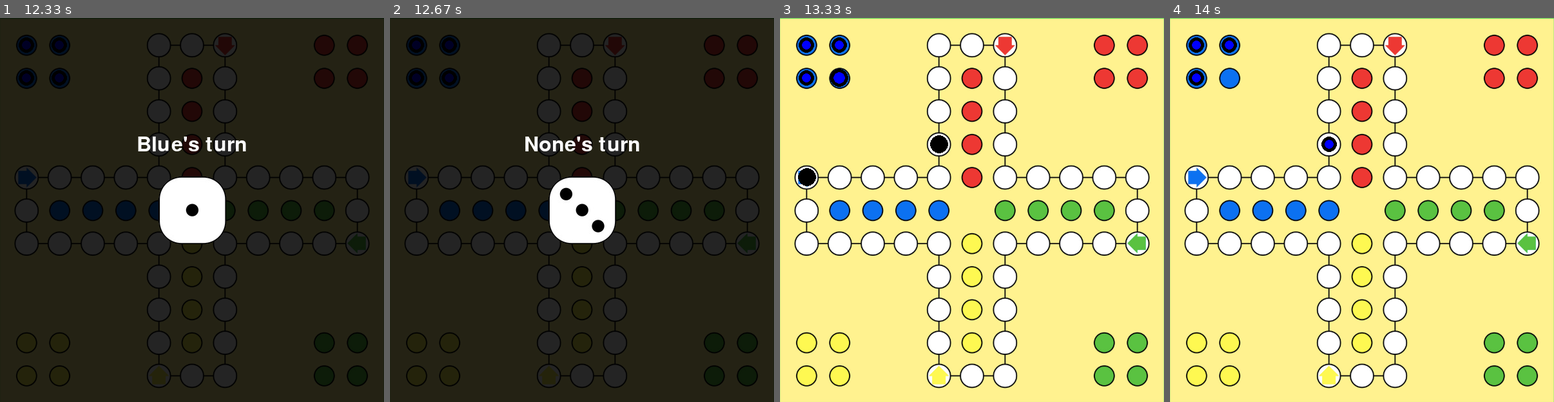
Above: before the commit, frames 1-4 (left to right).
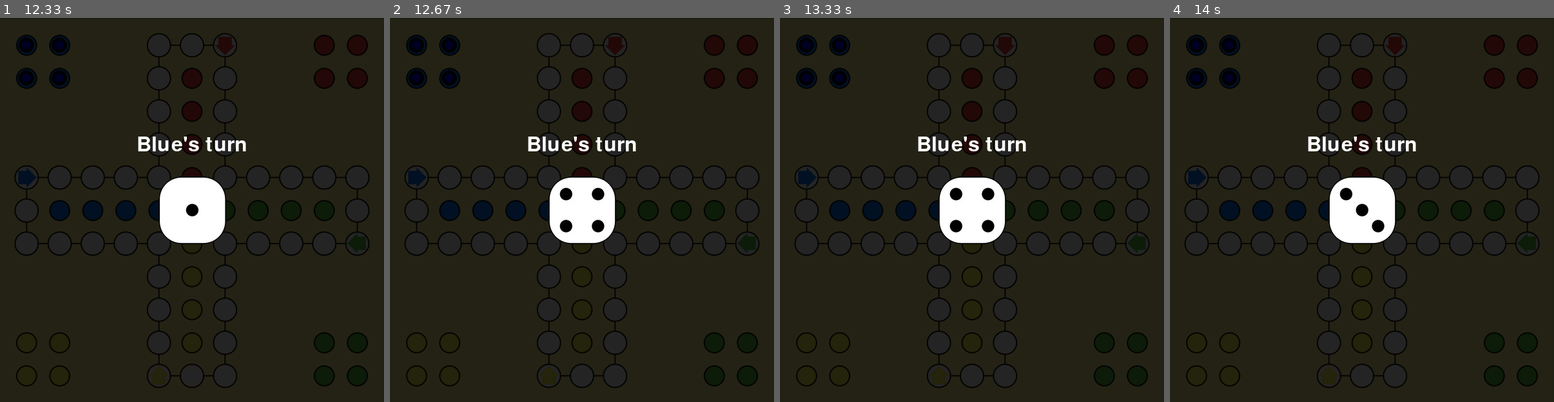
Above: after the commit, the same moments.

Repository: surfknasen/LudoPython
Game: pygame game, started from main_menu.py
The game is run twice, just before and just after one commit, with the same random seed, the same clock (stepped at 60 frames per second) and the same inputs.
Inputs (mouse positions are in pixels of both pictures, inside the frame that each line leads up to):
- Up to frame 1 (12.33 s): click (130, 83) at 2.38 s; move the mouse to (99, 110) at 6.17 s; click (99, 110) at 6.35 s; move the mouse to (215, 240) at 11.73 s; click (215, 240) at 12.02 s
- Up to frame 2 (12.67 s): no input
- Up to frame 3 (13.33 s): no input
- Up to frame 4 (14 s): no input

Frame 1 is identical in both runs. In frame 2, 1.0% of the frame differs, in the area x 35-65%, y 30-57%; in frame 3, 98%; in frame 4, 98%, in the area x 0-100%, y 0-100%.

Commit message:
bot collision

Diff:
--- a/bot_controller.py
+++ b/bot_controller.py
@@ -18,7 +18,6 @@
                 if unit.can_move(self.game.dice.dice_num):
                     i = self.units.index(unit)
                 break
-            print("Completed roll")
             self.current_unit = self.units[i]
             self.game.mouse_clicked(self.current_unit.pos)
             self.clicked_unit = True
--- a/dice.py
+++ b/dice.py
@@ -27,7 +27,8 @@
         self.roll = True
         self.roll_start = pygame.time.get_ticks()
 
-    def animate_dice(self):
+    def animate_dice(self, current_playing):
+        self.current_playing = current_playing
         time_since_roll = pygame.time.get_ticks() - self.roll_start
         if time_since_roll < self.roll_time:
             rand = random.randrange(1, 7) # 1 to 6
@@ -38,10 +39,11 @@
                 self.double_roll = False
             elif self.dice_num == 6:
                 self.double_roll = True
+            print("Rolled {0}".format(self.dice_num))
             self.roll = False
             self.completed_roll = True
             self.current_playing = None
-            pygame.time.wait(100) # so that the player has time to see what number
+            pygame.time.wait(1000) # so that the player has time to see what number
             return
 
         # make it roll fast at the start and then slow down
@@ -49,6 +51,8 @@
          #   pygame.time.wait(int(time_since_roll / 10))
 
     def draw_dice(self):
+        if self.current_playing is None:
+            return
         self.transparent_background()
         self.current_player_text()
         img = pygame.image.load(self.dice_img)
--- a/game.py
+++ b/game.py
@@ -42,6 +42,7 @@
         self.current_playing = 0
         self.selected_unit = None
         self.move_unit = False
+        self.is_moving = False
 
         self.update() # start the game loop
 
@@ -74,6 +75,7 @@
             if ai_playing:
                 self.bots[self.current_playing].input()
                 self.bots[self.current_playing].move_unit()
+                self.player_action()
 
             # Render
             self.render()
@@ -91,7 +93,7 @@
     def mouse_clicked(self, mouse_pos): # this is used by both the ai and player, therefore I want to pass in the mouse pos so the ai can simulate
         if not self.dice.completed_roll and not self.dice.roll:
             self.dice.start_roll()
-        else: # check if a player has been clicked
+        elif not self.is_moving: # check if a player has been clicked
             self.player_input(mouse_pos)
 
     def throw_dice(self):
@@ -99,7 +101,7 @@
         if not self.dice.completed_roll and not self.dice.roll: # if not rolling or have rolled
             self.dice.show_static_dice(current_team)
         elif self.dice.roll:
-            self.dice.animate_dice()
+            self.dice.animate_dice(current_team)
 
     def player_input(self, mouse_pos):
         for i in range(len(self.all_units)): # check first if it's on a move position
@@ -121,6 +123,8 @@
                         self.selected_unit.scale = self.selected_unit.start_scale
                         self.selected_unit = None
                     else:
+                        print("selecting")
+                        # dont run every frame from bot
                         self.selected_unit = unit
 
     def player_action(self):
@@ -137,6 +141,8 @@
                 elif self.move_unit and self.selected_unit is not None:
                     self.selected_unit.possible_moves.clear() # clear the move indicators
                     moved = self.selected_unit.move_player() # move the player and store the result in 'moved'
+                    self.is_moving = not moved
+                    print("Current color {0}".format(self.selected_unit.color))
                     if moved and not self.dice.double_roll: # when moved is true, go to the next player if it can't roll again
                         self.check_collision()
                         self.occupied_positions[self.selected_unit] = self.selected_unit.pos
@@ -170,6 +176,7 @@
         for unit in self.occupied_positions.keys():
             # check if they're the same positions
             if int(self.selected_unit.pos.x) == int(unit.pos.x) and int(self.selected_unit.pos.y) == int(unit.pos.y):
+                print("selected unit color {0} unit.color {1}".format(self.selected_unit.color, unit.color))
                 if self.selected_unit.color != unit.color:
                     unit.reset_player()
                     return
--- a/unit.py
+++ b/unit.py
@@ -76,8 +76,8 @@
     def spot_free(self, spot_index):
         if self.path[spot_index] not in self.game_class.occupied_positions.values(): # list index out of range
             return True
-        else:
-            for player, pos in self.game_class.occupied_positions.items(): # RETURNS HERE FOR THE BOT
+        else: # check if the occupied spot is the same color
+            for player, pos in self.game_class.occupied_positions.items():
                 if pos == self.path[spot_index]:
                     if player.color == self.color:
                         return False
